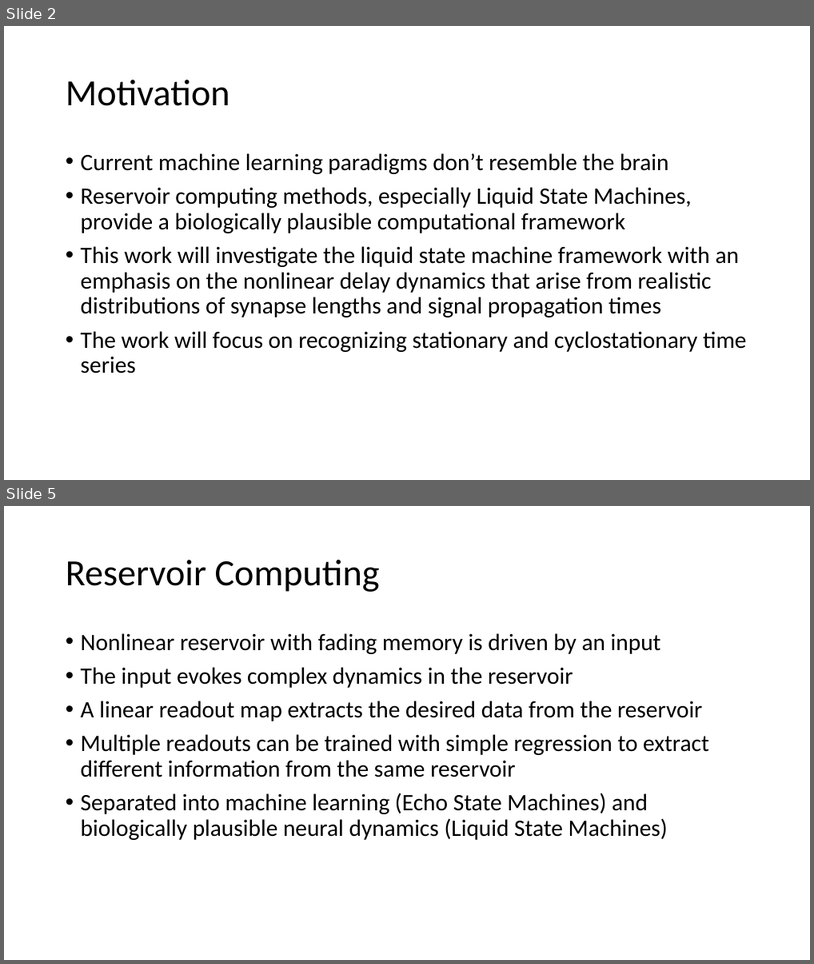
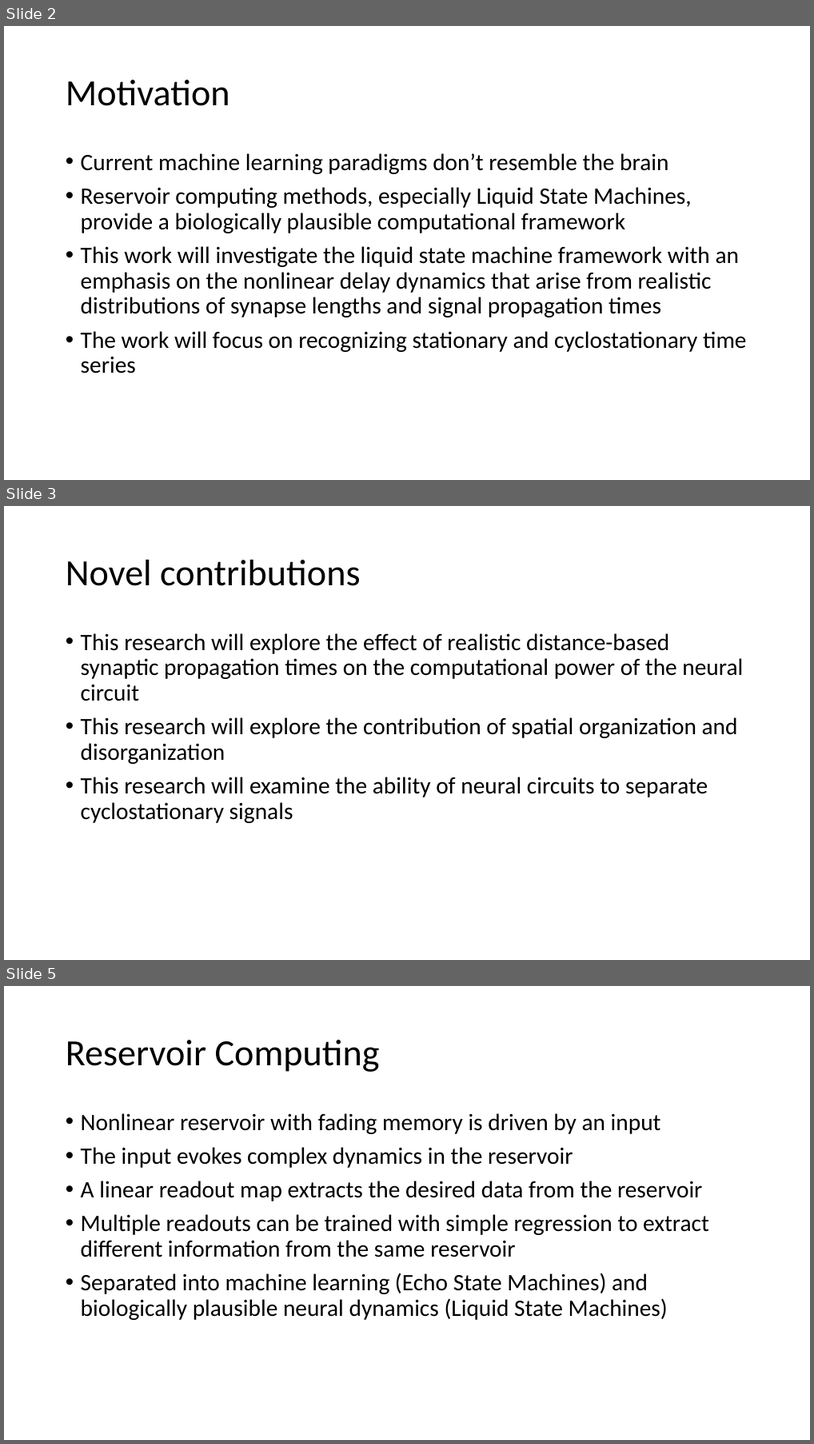
Before and after one commit to vbaker145/neuron, a slide deck: thesis/Thesis Plan.pptx. Shown one above the other, each under a label of ours: slides 2 and 5 before the commit, slides 2, 3 and 5 after it; the slides between them are not shown. The pictures are 814x964 and 814x1444 pixels, drawn with LibreOffice and Linux fonts; fonts in the diff are those of the drawing. Boxes give left, top, right and bottom in pixels: in the first picture for what was removed or moved away, otherwise in the second. Text is boxed around its words. In the diff, an @@ line names an element or a change of style, - is before the commit and + after.

```diff
--- a/thesis/Thesis Plan.pptx
+++ b/thesis/Thesis Plan.pptx
@@ slide 3 added at (4, 506, 810, 960), background #FFFFFF @@
@@ title added at (66, 560, 360, 586), 44 pt, text #000000 @@
+Novel contributions
@@ text added at (81, 633, 743, 823), 28 pt, text #000000 @@
+• This research will explore the effect of realistic distance-based synaptic propagation times on the computational power of the neural circuit
+• This research will explore the contribution of spatial organization and disorganization
+• This research will examine the ability of neural circuits to separate cyclostationary signals
```
Also in this commit, not shown: 4 slides changed, 3 other slides added, 7 other files.
